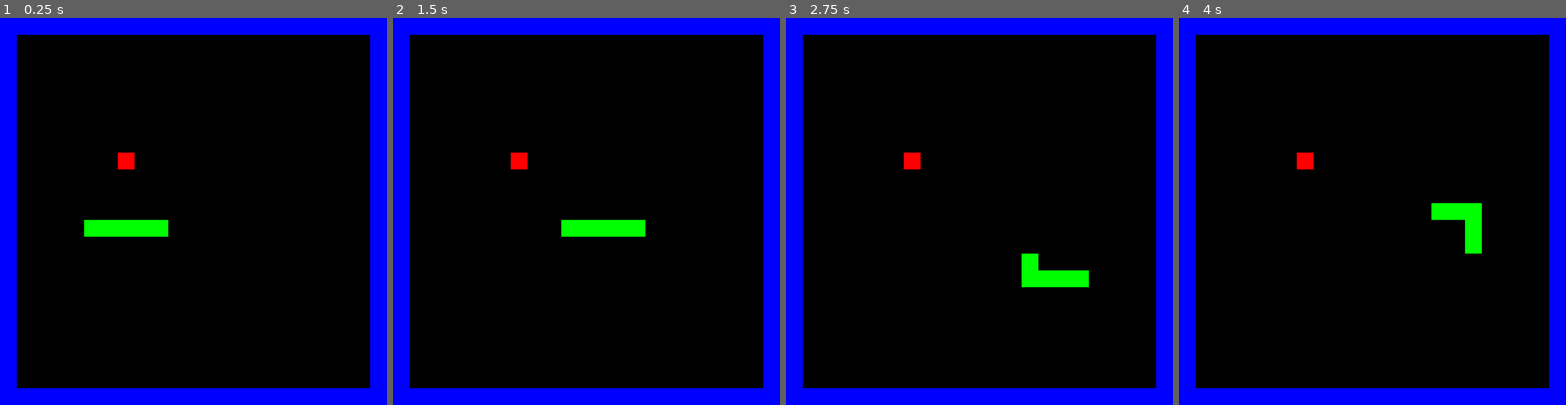
Above: before the commit, frames 1-4 (left to right).
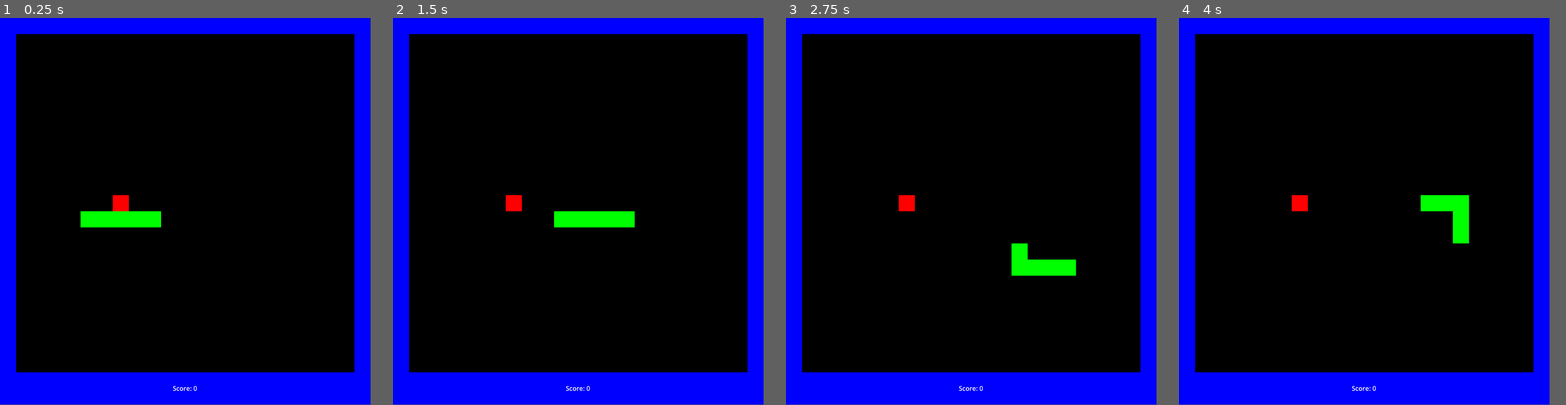
Above: after the commit, the same moments.

Repository: jedim101/snake
Game: Godot game, scene res://scenes/main.tscn
Same seed, same stepped clock (60 frames per second), same inputs: the game is played once before the commit and once after it.
Inputs:
- Up to frame 1 (0.25 s): no input
- Up to frame 2 (1.5 s): hold Right (move_right) 0.53-1.28 s; hold Down (move_down) from 1.28 s (still down)
- Up to frame 3 (2.75 s): release Down (move_down) at 2.03 s; hold Right (move_right) from 2.03 s (still down)
- Up to frame 4 (4 s): release Right (move_right) at 2.78 s; hold Up (move_up) 2.78-3.53 s; hold Left (move_left) from 3.53 s (still down)
In our replay, the window is 800x800 before the commit and 766x799 after it. These sizes can differ from the game's own. Grey fills any space a smaller window leaves; there, only what the larger window draws over its background counts as a difference.

The runs differ from the first frame. In frame 1, 9.5% of the frame differs, in the area x 4-96%, y 4-97%; in frame 2, 9.6%; in frame 3, 9.6%; in frame 4, 9.6%.

Commit message:
score

Diff:
--- a/project.godot
+++ b/project.godot
@@ -18,7 +18,7 @@
 [display]
 
 window/size/viewport_width=920
-window/size/viewport_height=920
+window/size/viewport_height=960
 
 [input]
 
--- a/scenes/main.gd
+++ b/scenes/main.gd
@@ -34,11 +34,14 @@
 
 	# $Head.position += direction * 40 * (delta / $Timer.wait_time)
 
+func update_score():
+	$Score.text = "Score: " + str(len(snake) - start_length)
+
 func snake_positions():
 	return snake.map(func(segment): return segment.position)
 
 func generate_apple():
-	var new_position = Vector2(randi_range(0, 21) * 40 + 40, randi_range(0, 21) * 40 + 40)
+	var new_position = Vector2(randi_range(0, 20) * 40 + 40, randi_range(0, 20) * 40 + 40)
 
 	if new_position in snake_positions():
 		generate_apple()
@@ -61,6 +64,7 @@
 	else:
 		snake.pop_at(1).queue_free()
 
+	update_score()
 	$Timer.start()
 
 func new_segment(pos):
--- a/scenes/main.tscn
+++ b/scenes/main.tscn
@@ -11,19 +11,31 @@
 position = Vector2(460, 460)
 texture = ExtResource("2_gldqo")
 
+[node name="ScorePanel" type="ColorRect" parent="."]
+offset_top = 920.0
+offset_right = 920.0
+offset_bottom = 960.0
+color = Color(0, 0, 1, 1)
+
+[node name="Score" type="Label" parent="."]
+offset_top = 880.0
+offset_right = 920.0
+offset_bottom = 960.0
+horizontal_alignment = 1
+vertical_alignment = 1
+
 [node name="Timer" type="Timer" parent="."]
 wait_time = 0.2
 
 [node name="Head" type="ColorRect" parent="."]
-offset_left = 250.0
-offset_top = 250.0
-offset_right = 290.0
-offset_bottom = 290.0
+offset_left = -40.0
+offset_bottom = 40.0
 color = Color(0, 1, 0, 1)
 
 [node name="Apple" type="ColorRect" parent="."]
-offset_right = 40.0
-offset_bottom = 40.0
+offset_left = -40.0
+offset_top = 40.0
+offset_bottom = 80.0
 color = Color(1, 0, 0, 1)
 
 [connection signal="timeout" from="Timer" to="." method="_on_Timer_timeout"]
